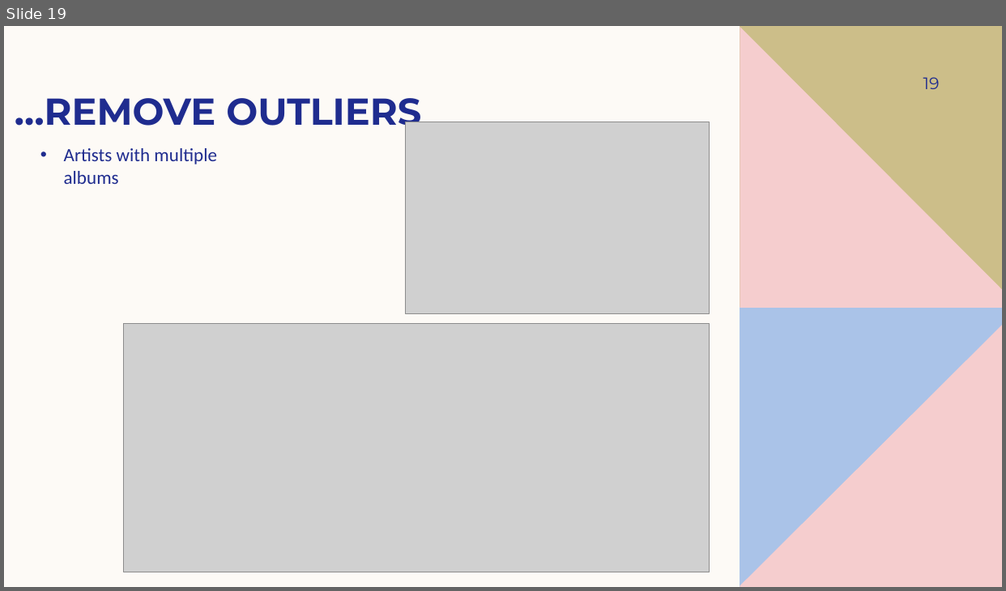
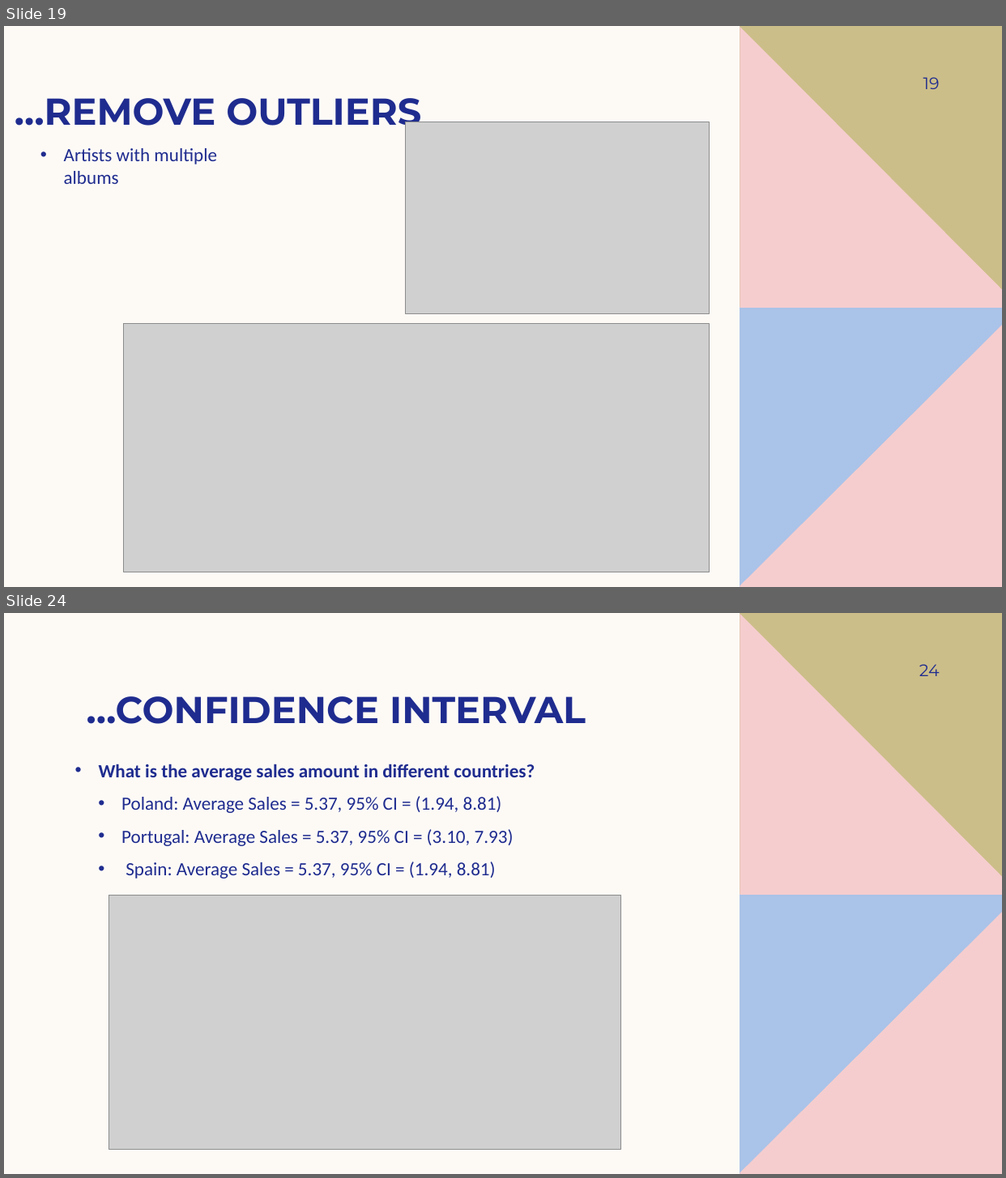
Before and after one commit to mahmoodabadi/Final-Data-Analyses-Project, a slide deck: eda_Zahra_Mahmoodabadi.pptx. Shown one above the other, each under a label of ours: slide 19 before the commit, slides 19 and 24 after it; the slides between them are not shown. The pictures are 1006x591 and 1006x1178 pixels, drawn with LibreOffice and Linux fonts; fonts in the diff are those of the drawing; grey boxes stand for pictures. Boxes give left, top, right and bottom in pixels: in the first picture for what was removed or moved away, otherwise in the second. Text is boxed around its words. In the diff, an @@ line names an element or a change of style, - is before the commit and + after.

```diff
--- a/eda_Zahra_Mahmoodabadi.pptx
+++ b/eda_Zahra_Mahmoodabadi.pptx
@@ slide 24 added at [4,613,1002,1174], background #FDFAF6; not listed: 4 template elements that a slide beside it also shows @@
@@ page number added at [919,664,940,676], 16 pt, text #1F2C8F @@
+24
@@ title added at [87,696,586,724], 36 pt, text #1F2C8F, bold @@
+…CONFIDENCE INTERVAL
@@ text added at [99,764,535,879], 18 pt, text #1F2C8F @@
+• What is the average sales amount in different countries?
+  • Poland: Average Sales = 5.37, 95% CI = (1.94, 8.81)
+  • Portugal: Average Sales = 5.37, 95% CI = (3.10, 7.93)
+  • Spain: Average Sales = 5.37, 95% CI = (1.94, 8.81)
@@ picture added at [109,896,621,1150] @@
```
Also in this commit, not shown: 1 slide changed, 5 other slides added.
